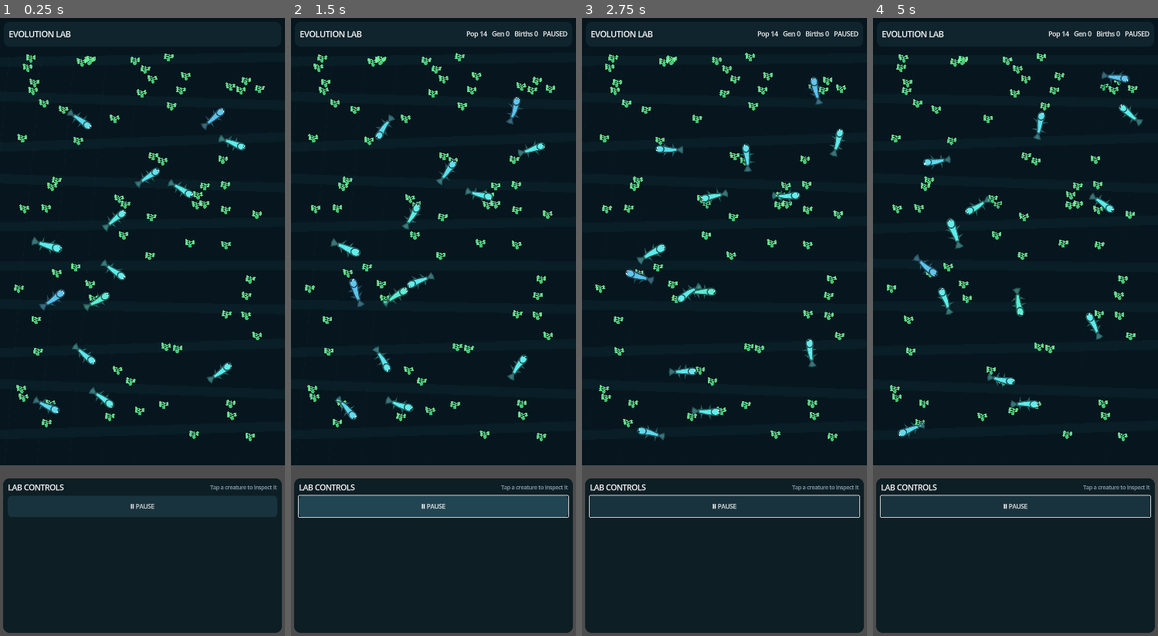
Above: before the commit, frames 1-4 (left to right).
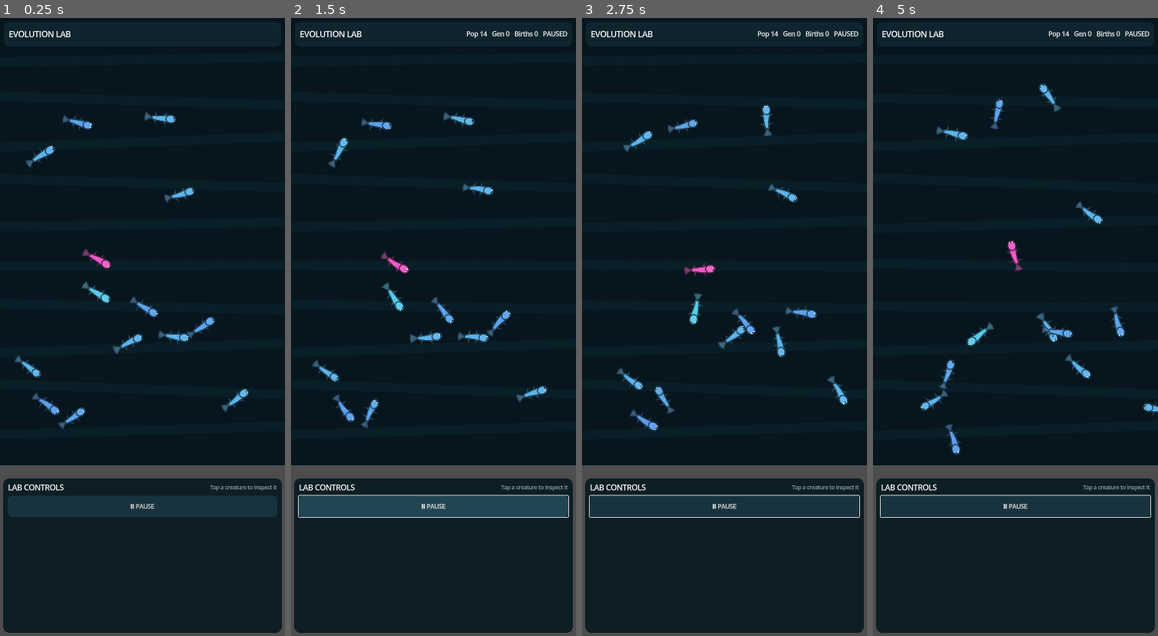
Above: after the commit, the same moments.

Repository: narmanb/procedural-evolution-simulator
Game: Godot game, scene res://scenes/main.tscn
Two runs of this game, one before a commit and one after it. Both use one fixed random seed, a clock stepped at 60 frames per second and the inputs below.
Inputs (mouse positions are in pixels of both pictures, inside the frame that each line leads up to):
- Up to frame 1 (0.25 s): no input
- Up to frame 2 (1.5 s): tap A at 0.5 s; move the mouse to (496, 296) at 0.52 s; tap Q at 0.6 s; click (496, 296) at 0.67 s; tap Space at 0.77 s; click "▶ RESUME" at 1.25 s
- Up to frame 3 (2.75 s): drag from (667, 357) to (710, 450) at 2.02 s
- Up to frame 4 (5 s): move the mouse to (1044, 191) at 2.77 s; tap Q at 2.85, 4.35 s; click (1044, 191) at 2.92 s; drag from (1001, 450) to (930, 234) at 3.52 s; move the mouse to (1101, 419) at 4.27 s; click (1101, 419) at 4.42 s

The runs differ from the first frame. In frame 1, 4.7% of the frame differs, in the area x 4-93%, y 5-69%; in frame 2, 4.8%; in frame 3, 4.8%; in frame 4, 4.9%, in the area x 4-100%, y 5-71%.
Error in both runs: unsupported format character in operator '%'. (res://scripts/main.gd:202)

Commit message:
Make food player-controlled and fix approach eating

Diff:
--- a/scripts/simulation.gd
+++ b/scripts/simulation.gd
@@ -3,8 +3,8 @@
 
 const WORLD_SIZE := Vector2(720.0, 1130.0)
 const INITIAL_CREATURES := 14
-const INITIAL_FOOD_PATCHES := 72
 const MAX_CREATURES := 450
+const MAX_FOOD_PATCHES := 700
 
 var rng := RandomNumberGenerator.new()
 var seed_value: int = 1
@@ -43,33 +43,21 @@
         seed_value = p_seed
         rng.seed = p_seed
 
-    _create_food_field()
+    # Deliberately no automatic food. The player creates the initial ecology.
     _create_ancestral_population()
-    _record_event("origin", "Ancestral population established")
-
-func _create_food_field() -> void:
-    for i in range(INITIAL_FOOD_PATCHES):
-        var margin: float = 34.0
-        var p := Vector2(
-            rng.randf_range(margin, WORLD_SIZE.x - margin),
-            rng.randf_range(96.0, WORLD_SIZE.y - margin)
-        )
-        var capacity: float = rng.randf_range(20.0, 58.0)
-        var regrowth: float = rng.randf_range(0.42, 1.10)
-        food_patches.append(FoodPatch.new(p, capacity, regrowth, rng.randf_range(0.0, TAU)))
+    _record_event("origin", "Ancestral population established — no food has been introduced")
 
 func _create_ancestral_population() -> void:
     var founder := Genome.ancestral(rng)
     for i in range(INITIAL_CREATURES):
-        # Founders remain recognizably related, but have enough variation to make
-        # the opening population readable rather than a wall of identical worms.
         var genome := founder.mutated_copy(rng, 1.35)
         var p := Vector2(
             rng.randf_range(80.0, WORLD_SIZE.x - 80.0),
             rng.randf_range(135.0, WORLD_SIZE.y - 90.0)
         )
         var org := _new_organism(genome, p, 0, -1)
-        org.energy = genome.max_energy() * rng.randf_range(0.55, 0.86)
+        # Give the player time to observe founders before introducing resources.
+        org.energy = genome.max_energy() * rng.randf_range(0.82, 0.98)
         organisms.append(org)
 
 func _new_organism(genome: Genome, p: Vector2, generation: int, parent_id: int) -> Organism:
@@ -110,6 +98,7 @@
         org.reproduction_cooldown = maxf(0.0, org.reproduction_cooldown - dt)
         org.think_timer -= dt
         org.wander_timer -= dt
+        org.feeding_flash_timer = maxf(0.0, org.feeding_flash_timer - dt)
 
         if org.energy <= 0.0 or org.age >= org.genome.lifespan():
             _kill(org, "starvation" if org.energy <= 0.0 else "old age")
@@ -137,12 +126,12 @@
 func _update_behavior(org: Organism) -> void:
     if org.think_timer > 0.0:
         return
-    org.think_timer = rng.randf_range(0.16, 0.38)
+    org.think_timer = rng.randf_range(0.12, 0.30)
 
     var hunger: float = 1.0 - org.energy_ratio()
     var food_index: int = _find_food(org.position, org.genome.vision_range())
 
-    if hunger > 0.26 and food_index != -1:
+    if hunger > 0.18 and food_index != -1:
         org.target_food_index = food_index
         var target: Vector2 = food_patches[food_index].position
         org.desired_heading = org.position.angle_to_point(target)
@@ -172,6 +161,18 @@
         target_speed *= 0.55
     elif org.energy_ratio() < 0.18:
         target_speed *= 0.62
+
+    # Arrival steering: brake as food approaches instead of blasting through it.
+    if org.target_food_index >= 0 and org.target_food_index < food_patches.size():
+        var target_patch: FoodPatch = food_patches[org.target_food_index]
+        if target_patch.biomass > 0.05:
+            var eat_radius: float = 14.0 + org.genome.radius() * 2.1
+            var distance: float = org.position.distance_to(target_patch.position)
+            if distance < eat_radius * 3.0:
+                var arrival: float = clampf((distance - eat_radius * 0.35) / (eat_radius * 2.65), 0.04, 1.0)
+                target_speed *= arrival
+            if distance <= eat_radius:
+                target_speed = 0.0
 
     var desired_velocity: Vector2 = Vector2.RIGHT.rotated(org.heading) * target_speed
     org.velocity = org.velocity.move_toward(desired_velocity, org.genome.acceleration() * dt)
@@ -207,15 +208,21 @@
         org.target_food_index = -1
         return
 
-    var eat_radius: float = 10.0 + org.genome.radius() * 1.6
+    var eat_radius: float = 14.0 + org.genome.radius() * 2.1
     if org.position.distance_squared_to(patch.position) <= eat_radius * eat_radius:
         org.behavior = "feeding"
-        var requested: float = org.genome.bite_rate() * dt
+        # Fast enough that a food clump visibly shrinks over a few seconds.
+        var requested: float = org.genome.bite_rate() * dt * 3.2
         var eaten: float = patch.consume(requested)
-        var efficiency: float = lerpf(1.15, 0.88, org.genome.body_size)
-        org.energy = minf(org.genome.max_energy(), org.energy + eaten * 2.6 * efficiency)
-        org.food_consumed += eaten
-        org.velocity *= maxf(0.0, 1.0 - 3.0 * dt)
+        if eaten > 0.0:
+            var efficiency: float = lerpf(1.15, 0.88, org.genome.body_size)
+            org.energy = minf(org.genome.max_energy(), org.energy + eaten * 3.0 * efficiency)
+            org.food_consumed += eaten
+            org.last_bite_amount = eaten
+            org.feeding_flash_timer = 0.24
+            org.velocity *= maxf(0.0, 1.0 - 9.0 * dt)
+        if patch.biomass <= 0.05:
+            org.target_food_index = -1
 
 func _find_food(position: Vector2, vision_range: float) -> int:
     var best_index: int = -1
@@ -261,10 +268,50 @@
 
 # ---------------- Player laboratory interventions ----------------
 
+func add_food_at(p: Vector2, cluster_size: int = 4) -> void:
+    var amount: int = clampi(cluster_size, 1, 12)
+    for i in range(amount):
+        if food_patches.size() >= MAX_FOOD_PATCHES:
+            break
+        var spread: float = 0.0 if amount == 1 else rng.randf_range(4.0, 24.0)
+        var offset: Vector2 = Vector2.RIGHT.rotated(rng.randf_range(0.0, TAU)) * spread
+        var position: Vector2 = _clamp_world(p + offset)
+        var capacity: float = rng.randf_range(9.0, 22.0)
+        # Manual food is finite. Auto-feeding/producers can be layered on later.
+        food_patches.append(FoodPatch.new(position, capacity, 0.0, rng.randf_range(0.0, TAU)))
+
+func scatter_food(count: int = 18) -> void:
+    var amount: int = clampi(count, 1, 80)
+    for i in range(amount):
+        if food_patches.size() >= MAX_FOOD_PATCHES:
+            break
+        var p := Vector2(
+            rng.randf_range(40.0, WORLD_SIZE.x - 40.0),
+            rng.randf_range(105.0, WORLD_SIZE.y - 40.0)
+        )
+        add_food_at(p, 1)
+    _record_event("intervention", "Player scattered %d food clumps" % amount)
+
+func clear_food() -> void:
+    food_patches.clear()
+    for org in organisms:
+        org.target_food_index = -1
+    _record_event("intervention", "All food was removed")
+
+func drop_food_for_organism(id: int) -> bool:
+    var org := get_organism_by_id(id)
+    if org == null:
+        return false
+    var drop_position: Vector2 = _clamp_world(org.position + Vector2.RIGHT.rotated(org.heading) * 24.0)
+    add_food_at(drop_position, 5)
+    org.think_timer = 0.0
+    _record_event("intervention", "Food dropped beside creature #%d" % id)
+    return true
+
 func trigger_food_bloom() -> void:
     for patch in food_patches:
         patch.bloom(0.62)
-    _record_event("intervention", "Player triggered a producer bloom")
+    _record_event("intervention", "Player replenished existing food")
 
 func trigger_drought(duration: float = 28.0) -> void:
     drought_timer = maxf(drought_timer, duration)
@@ -280,13 +327,13 @@
         else:
             var source_index: int = rng.randi_range(0, organisms.size() - 1)
             base_genome = organisms[source_index].genome
-        var genome := base_genome.mutated_copy(rng, 3.6)
+        var genome := base_genome.mutated_copy(rng, 5.0)
         var p := Vector2(
             rng.randf_range(70.0, WORLD_SIZE.x - 70.0),
             rng.randf_range(120.0, WORLD_SIZE.y - 75.0)
         )
         var org := _new_organism(genome, p, 0, -1)
-        org.energy = genome.max_energy() * 0.78
+        org.energy = genome.max_energy() * 0.88
         org.recent_mutations = genome.mutation_summary(base_genome)
         organisms.append(org)
     _record_event("intervention", "Player introduced %d mutant founders" % count)
@@ -307,23 +354,24 @@
     if org == null:
         return false
     org.energy = org.genome.max_energy()
-    _record_event("intervention", "Creature #%d was provisioned" % id)
+    _record_event("intervention", "Creature #%d received an energy boost" % id)
     return true
 
 func force_mutated_offspring(id: int) -> int:
     var parent := get_organism_by_id(id)
     if parent == null or organisms.size() >= MAX_CREATURES:
         return -1
-    var genome := parent.genome.mutated_copy(rng, 4.2)
-    var offset: Vector2 = Vector2.RIGHT.rotated(rng.randf_range(0.0, TAU)) * 28.0
+    var lab_multiplier: float = maxf(8.0, mutation_multiplier * 1.5)
+    var genome := parent.genome.mutated_copy(rng, lab_multiplier)
+    var offset: Vector2 = Vector2.RIGHT.rotated(rng.randf_range(0.0, TAU)) * 30.0
     var child := _new_organism(genome, _clamp_world(parent.position + offset), parent.generation + 1, parent.id)
-    child.energy = child.genome.max_energy() * 0.72
+    child.energy = child.genome.max_energy() * 0.78
     child.recent_mutations = genome.mutation_summary(parent.genome)
     organisms.append(child)
     parent.offspring_count += 1
     births += 1
     max_generation = maxi(max_generation, child.generation)
-    _record_event("intervention", "Creature #%d produced a lab-selected mutant" % id)
+    _record_event("intervention", "Creature #%d produced an extreme lab mutant" % id)
     return child.id
 
 func remove_organism(id: int) -> bool:
